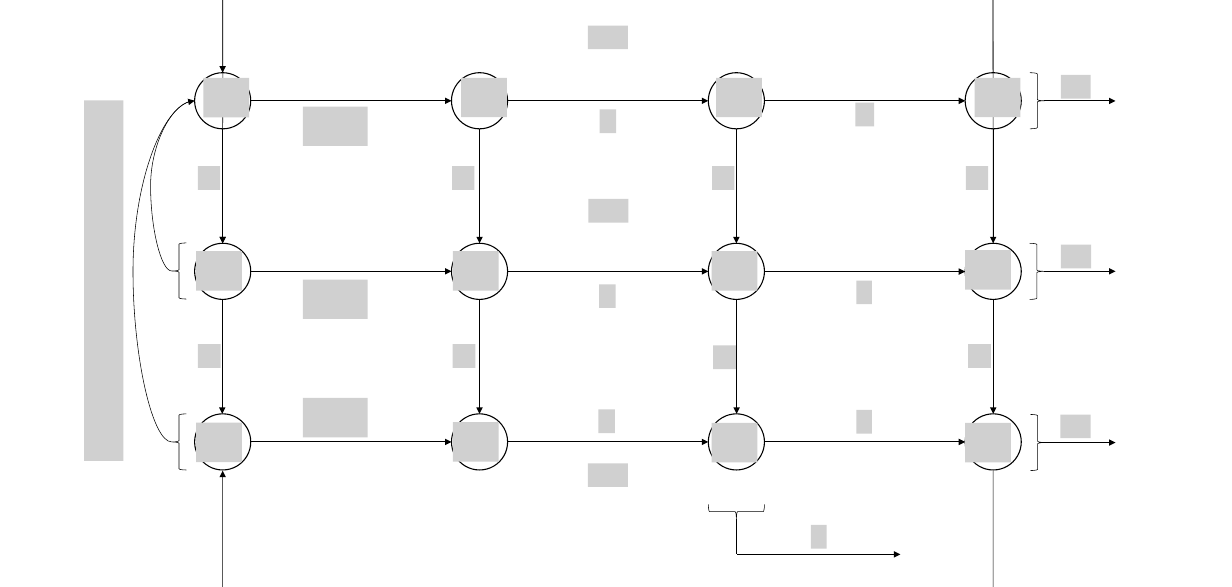
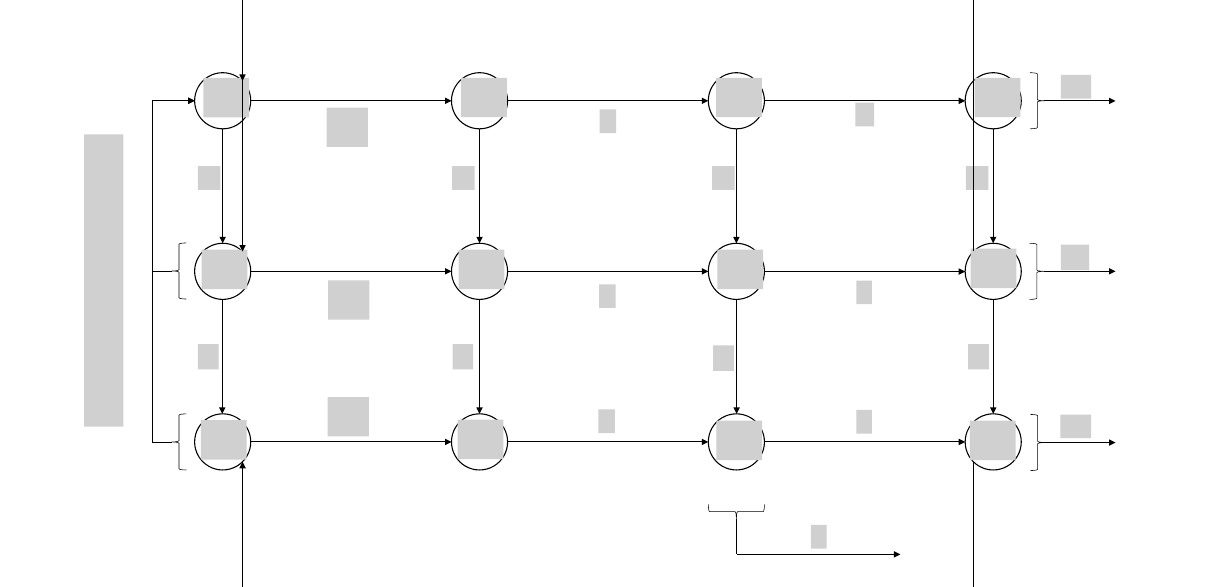
Before and after one commit to bClemot-Sc/msc-epidemiology-project, a slide deck: slide 1 of Schéma MEPI.pptx. Drawn at 1232x587 pixels with LibreOffice and Linux fonts; fonts in the diff are those of the drawing; grey boxes stand for pictures; background and template pictures are left out. Boxes give left, top, right and bottom in pixels: in the first picture for what was removed or moved away, otherwise in the second. Text is boxed around its words. In the diff, an @@ line names an element or a change of style, - is before the commit and + after.

```diff
--- a/Schéma MEPI.pptx
+++ b/Schéma MEPI.pptx
@@ picture removed at <box>588,26,628,49</box> @@
@@ curved arrow moved from (993, 73) - (223, 73) to (973, 81) - (242, 81) @@
@@ curved arrow (973, 81) - (242, 81): curved arrow to elbow arrow @@
@@ curved line (171, 271) - (195, 101): curved line to elbow arrow; route changed @@
@@ curved arrow (171, 442) - (195, 101): curved arrow to elbow arrow; route changed @@
@@ picture: place and size @@
-picture at <box>303,106,368,145</box>
+picture at <box>326,108,368,147</box>
@@ picture: place and size @@
-picture at <box>84,100,123,460</box>
+picture at <box>84,134,124,426</box>
@@ picture removed at <box>588,199,628,222</box> @@
@@ curved arrow moved from (993, 243) - (223, 243) to (973, 251) - (242, 251) @@
@@ curved arrow (973, 251) - (242, 251): curved arrow to elbow arrow @@
@@ picture: place and size @@
-picture at <box>303,279,368,318</box>
+picture at <box>328,280,369,319</box>
@@ picture: place and size @@
-picture at <box>303,398,368,437</box>
+picture at <box>328,397,369,436</box>
@@ picture: place and size @@
-picture at <box>453,422,499,461</box>
+picture at <box>458,419,504,458</box>
@@ 7 pictures: place and size @@
-7 pictures at <box>196,250,1011,462</box>
+7 pictures at <box>201,249,1017,459</box>
@@ curved arrow moved from (993, 471) - (223, 471) to (973, 462) - (242, 462) @@
@@ curved arrow (973, 462) - (242, 462): curved arrow to elbow arrow @@
@@ picture removed at <box>588,463,628,487</box> @@
```
Also in this commit, not shown: 2 other files.
